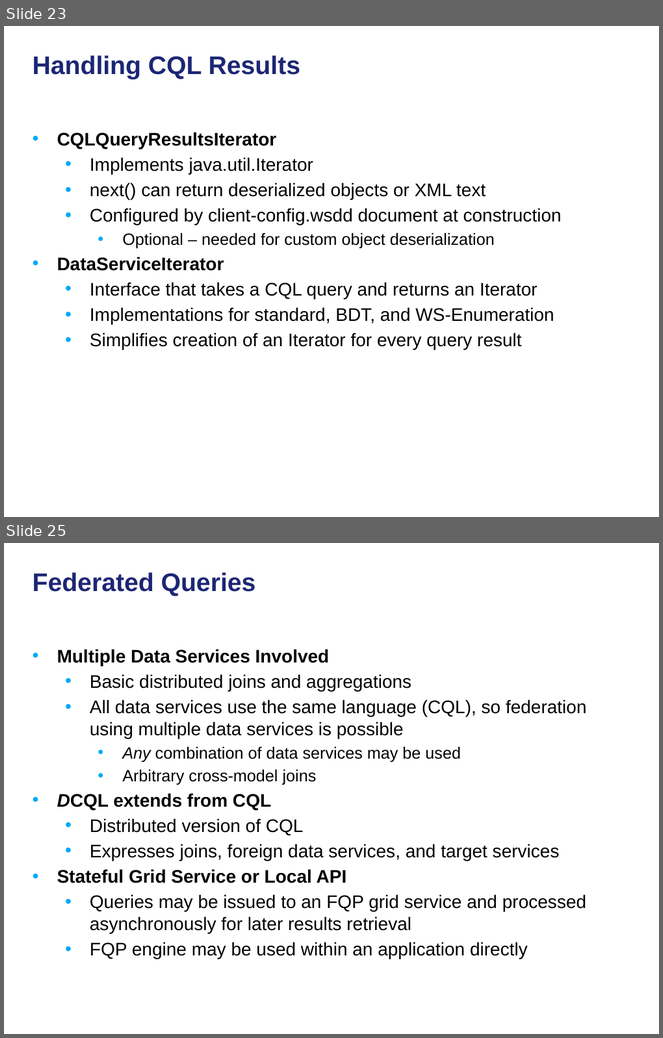
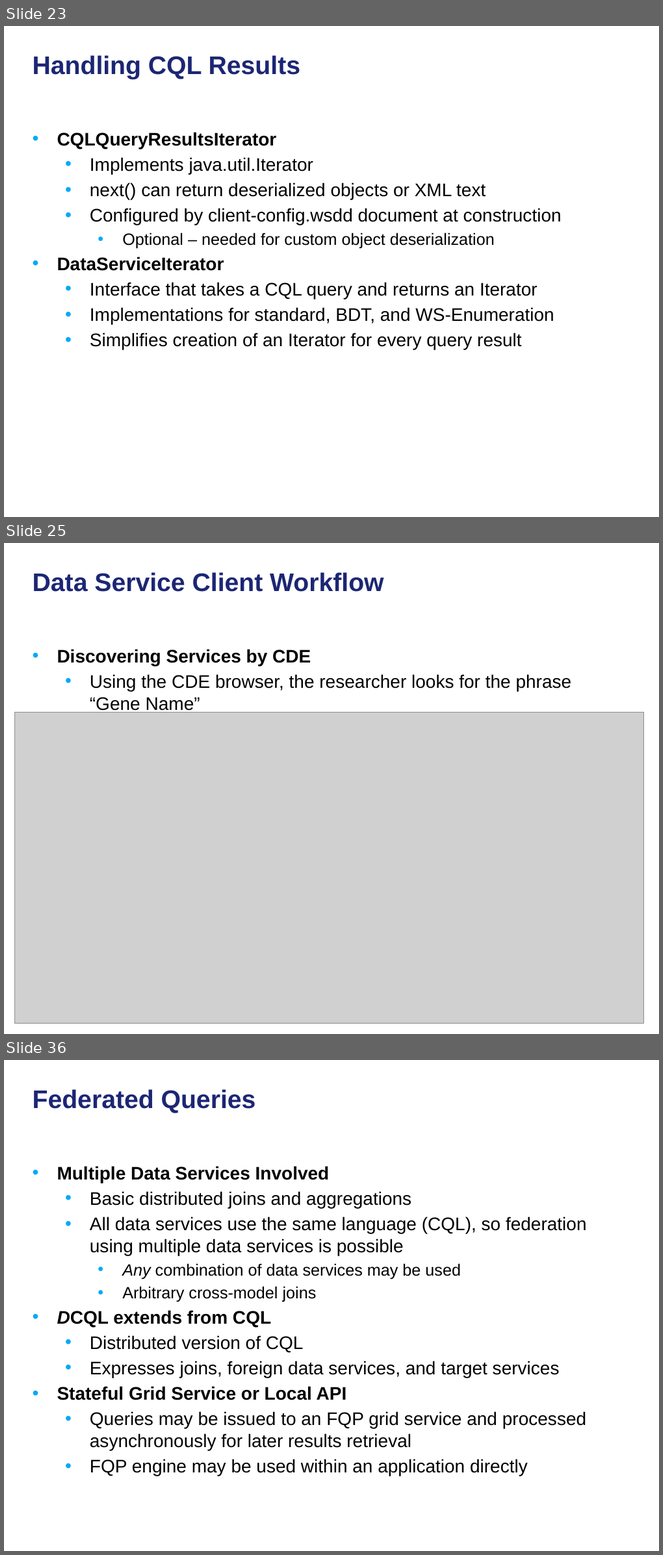
Before and after one commit to NCIP/cagrid-docs, a slide deck: presentations/200906_Novartis/caGrid Data Services.pptx. Shown one above the other, each under a label of ours: slides 23 and 25 before the commit, slides 23, 25 and 36 after it; the slides between them are not shown. The pictures are 663x1038 and 663x1555 pixels, drawn with LibreOffice and Linux fonts; fonts in the diff are those of the drawing; grey boxes stand for pictures; background and template pictures are left out. Boxes give left, top, right and bottom in pixels: in the first picture for what was removed or moved away, otherwise in the second. Text is boxed around its words. In the diff, an @@ line names an element or a change of style, - is before the commit and + after.

```diff
--- a/presentations/200906_Novartis/caGrid Data Services.pptx
+++ b/presentations/200906_Novartis/caGrid Data Services.pptx
@@ slide 25 added at (x1=4, y1=543, x2=659, y2=1034), background picture (left out) @@
@@ title added at (x1=33, y1=572, x2=384, y2=592), 28 pt, text #1C2674, bold @@
+Data Service Client Workflow
@@ text added at (x1=57, y1=649, x2=572, y2=713), 20 pt, text #000000 @@
+• Discovering Services by CDE
+  • Using the CDE browser, the researcher looks for the phrase “Gene Name”
@@ picture added at (x1=15, y1=712, x2=644, y2=1023) @@
@@ what was slide 25 is now slide 36 @@
```
Also in this commit, not shown: 12 other slides added, 1 slide removed.
